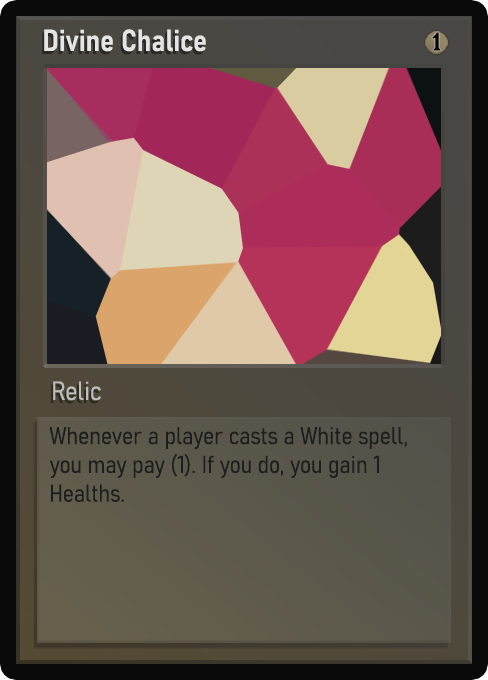
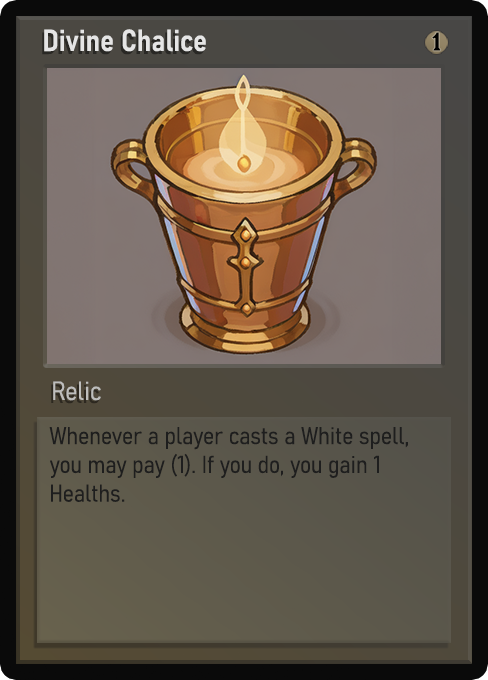
Layer changes from the first 488px x 680px image to the second:
painted on "Name" over 44, 30, 206, 52
painted on "Class" over 59, 383, 101, 401
painted on "Desc_norm" over 52, 427, 408, 502
painted on "Artwork" over 47, 68, 441, 364
